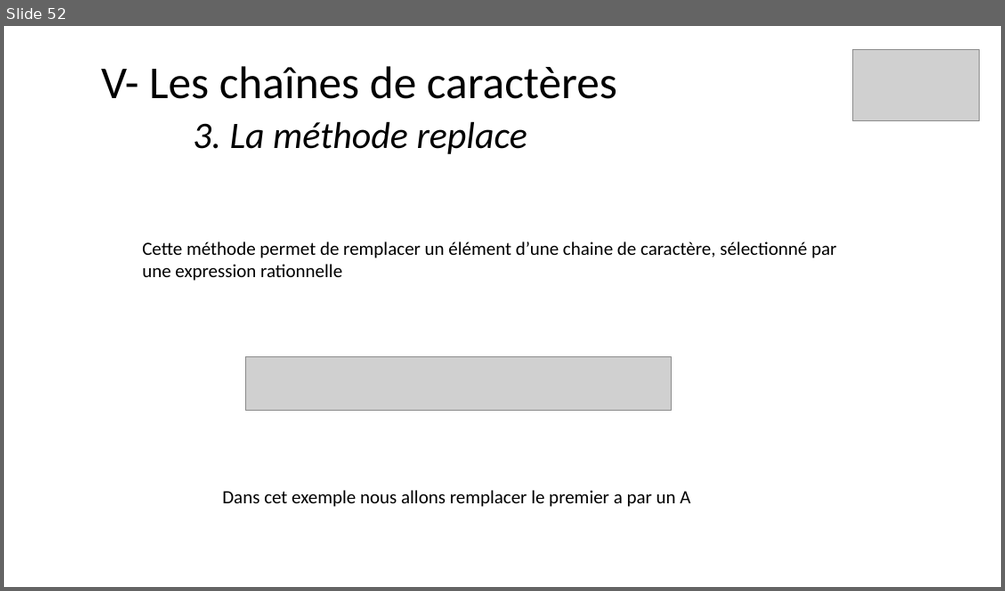
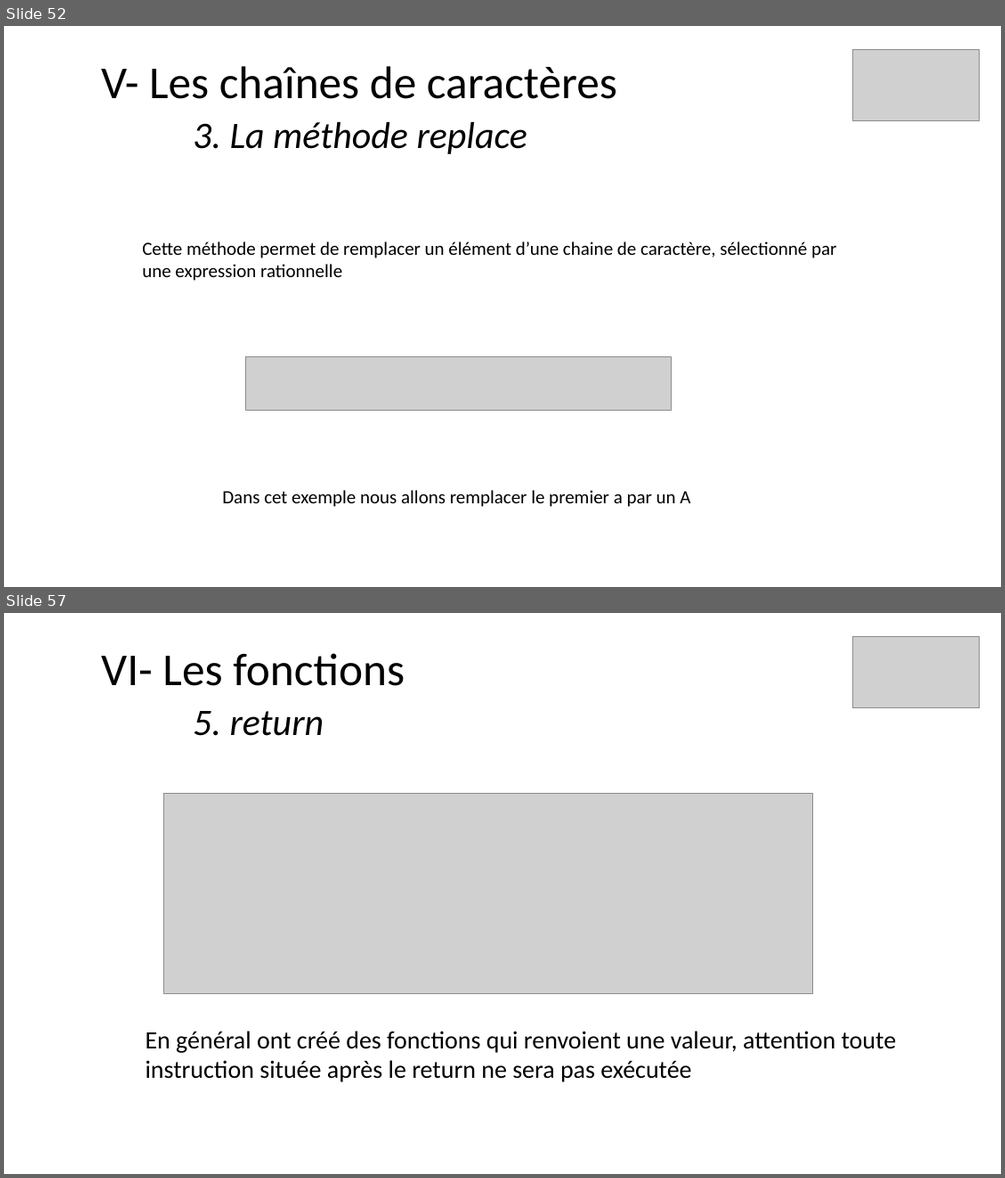
Before and after one commit to ArMb57/JavaScript, a slide deck: cours.pptx. Shown one above the other, each under a label of ours: slide 52 before the commit, slides 52 and 57 after it; the slides between them are not shown. The pictures are 1005x591 and 1005x1178 pixels, drawn with LibreOffice and Linux fonts; fonts in the diff are those of the drawing; grey boxes stand for pictures. Boxes give left, top, right and bottom in pixels: in the first picture for what was removed or moved away, otherwise in the second. Text is boxed around its words. In the diff, an @@ line names an element or a change of style, - is before the commit and + after.

Commit message:
Les fonctions

```diff
--- a/cours.pptx
+++ b/cours.pptx
@@ slide 57 added at <box>4,613,1001,1174</box>, background #FFFFFF @@
@@ picture added at <box>853,636,979,708</box> @@
@@ title added at <box>101,653,404,736</box>, 44 pt, text #000000 @@
+VI- Les fonctions
+5. return
@@ picture added at <box>164,794,813,994</box> @@
@@ text added at <box>146,1030,897,1082</box>, 24 pt, text #000000 @@
+En général ont créé des fonctions qui renvoient une valeur, attention toute instruction située après le return ne sera pas exécutée
```
Also in this commit, not shown: 1 slide changed, 13 other slides added, 3 other files.
